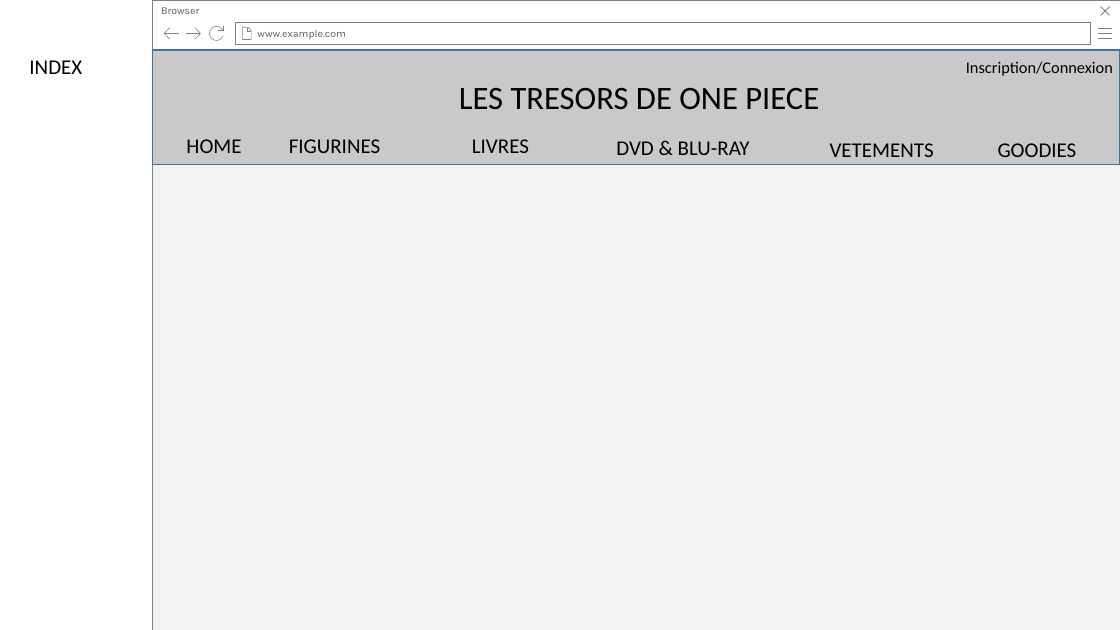
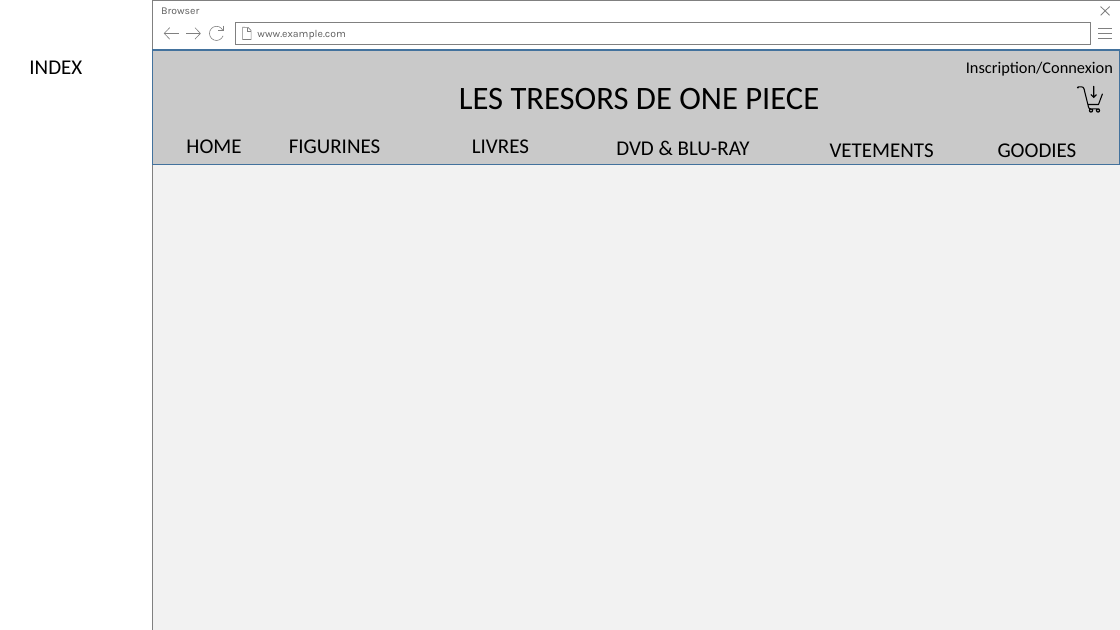
Before and after one commit to gui-lef/Groupe6, a slide deck: slide 1 of ProjetStage/MaquetteProjetStage.pptx. Drawn at 1120x630 pixels with LibreOffice and Linux fonts; fonts in the diff are those of the drawing. Boxes give left, top, right and bottom in pixels: in the first picture for what was removed or moved away, otherwise in the second. Text is boxed around its words. In the diff, an @@ line names an element or a change of style, - is before the commit and + after.

Commit message:
prepa dossier stage

```diff
--- a/ProjetStage/MaquetteProjetStage.pptx
+++ b/ProjetStage/MaquetteProjetStage.pptx
@@ freeform shape added at box(1077, 86, 1103, 113), fill #000000 @@
```
